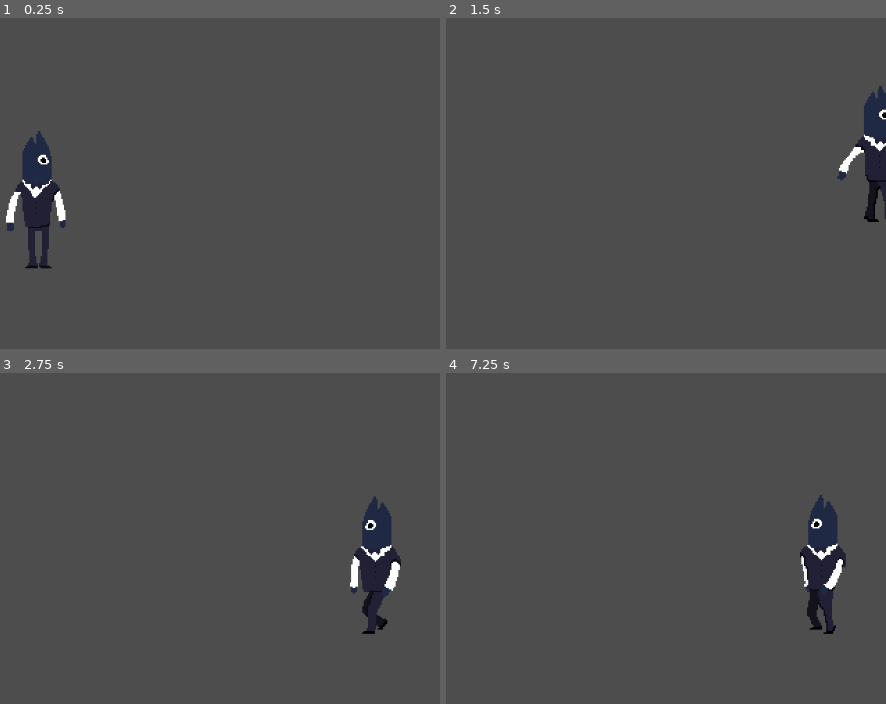
Above: before the commit, frames 1-4 (two rows, left to right).
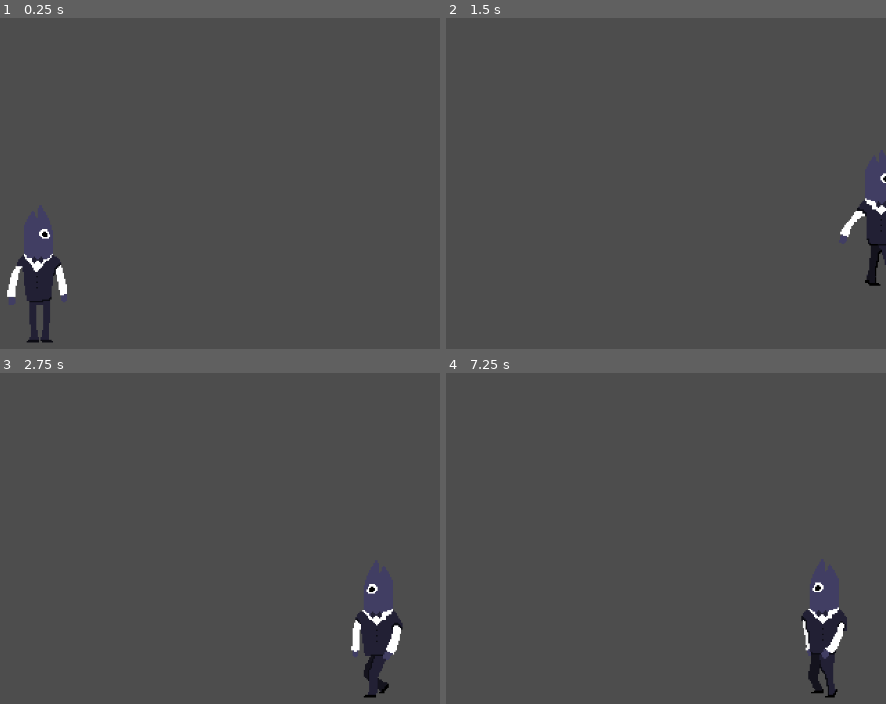
Above: after the commit, the same moments.

Repository: kamero0n/Tippy
Game: Godot game, scene res://scenes/tippy.tscn
Same seed, same stepped clock (60 frames per second), same inputs: the game is played once before the commit and once after it.
Inputs:
- Up to frame 1 (0.25 s): no input
- Up to frame 2 (1.5 s): hold D (move_right) from 0.53 s (still down); tap Space (jump) at 0.77 s
- Up to frame 3 (2.75 s): tap Space (jump) at 1.52 s; tap Enter at 2 s; release D (move_right) at 2.03 s; hold A (move_left) from 2.03 s (still down)
- Up to frame 4 (7.25 s): release A (move_left) at 2.78 s; hold D (move_right) 2.78-4.28 s; tap Space (jump) at 3.02, 3.5, 3.77, 4.52, 5, 6.02, 6.5, 6.77 s; tap Enter at 4.25, 5.75 s; hold A (move_left) 4.28-5.03 s; hold D (move_right) 5.03-5.78 s; hold A (move_left) from 5.78 s (still down)

The runs differ from the first frame. In frame 1, 4.2% of the frame differs, in the area x 1-16%, y 34-99%; in frame 2, 2.8%; in frame 3, 4.0%; in frame 4, 3.8%.

Commit message:
added tippy walk w/ carry anim, + adding pick up object

Diff:
--- /dev/null
+++ b/scenes/cups.tscn
@@ -0,0 +1,16 @@
+[gd_scene load_steps=3 format=3 uid="uid://h375jpaciv5h"]
+
+[ext_resource type="Texture2D" uid="uid://ci7vha1ymiw3o" path="res://assets/glassware/wineCup.png" id="1_p33x0"]
+
+[sub_resource type="CapsuleShape2D" id="CapsuleShape2D_e65oc"]
+radius = 4.0
+height = 24.0
+
+[node name="Area2D" type="Area2D"]
+
+[node name="Sprite2D" type="Sprite2D" parent="."]
+texture = ExtResource("1_p33x0")
+
+[node name="CollisionShape2D" type="CollisionShape2D" parent="."]
+position = Vector2(0, 2)
+shape = SubResource("CapsuleShape2D_e65oc")
--- a/scenes/player.tscn
+++ b/scenes/player.tscn
@@ -1,85 +1,138 @@
-[gd_scene load_steps=22 format=3 uid="uid://btabfijb1ieil"]
-
-[ext_resource type="Texture2D" uid="uid://cmy1a4332wtvs" path="res://assets/tippy/tippyIdleSheet.png" id="1_3vyb7"]
+[gd_scene load_steps=31 format=3 uid="uid://btabfijb1ieil"]
+
 [ext_resource type="Script" uid="uid://bnkbienf6x2kg" path="res://scripts/player.gd" id="1_g2els"]
-[ext_resource type="Texture2D" uid="uid://cwcnaqq0purij" path="res://assets/tippy/tippyWalk-Sheet.png" id="3_qhqgy"]
-
-[sub_resource type="AtlasTexture" id="AtlasTexture_g2els"]
-atlas = ExtResource("1_3vyb7")
+[ext_resource type="Texture2D" uid="uid://dwymcs664kope" path="res://assets/tippy/tippyWalkCarry-Sheet.png" id="2_dqkch"]
+[ext_resource type="Texture2D" uid="uid://crowkicb2vtjh" path="res://assets/tippy/tippyIdle-Sheet.png" id="2_qhqgy"]
+[ext_resource type="Texture2D" uid="uid://bl3ukxdjmria8" path="res://assets/tippy/tippyWalk3-Sheet.png" id="3_dqkch"]
+
+[sub_resource type="AtlasTexture" id="AtlasTexture_i4ail"]
+atlas = ExtResource("2_dqkch")
 region = Rect2(0, 0, 128, 128)
 
-[sub_resource type="AtlasTexture" id="AtlasTexture_qhqgy"]
-atlas = ExtResource("1_3vyb7")
+[sub_resource type="AtlasTexture" id="AtlasTexture_a38lo"]
+atlas = ExtResource("2_dqkch")
 region = Rect2(128, 0, 128, 128)
 
-[sub_resource type="AtlasTexture" id="AtlasTexture_dqkch"]
-atlas = ExtResource("1_3vyb7")
+[sub_resource type="AtlasTexture" id="AtlasTexture_4ni07"]
+atlas = ExtResource("2_dqkch")
 region = Rect2(256, 0, 128, 128)
 
+[sub_resource type="AtlasTexture" id="AtlasTexture_l71n6"]
+atlas = ExtResource("2_dqkch")
+region = Rect2(384, 0, 128, 128)
+
+[sub_resource type="AtlasTexture" id="AtlasTexture_ke2ow"]
+atlas = ExtResource("2_dqkch")
+region = Rect2(512, 0, 128, 128)
+
+[sub_resource type="AtlasTexture" id="AtlasTexture_ujl30"]
+atlas = ExtResource("2_dqkch")
+region = Rect2(640, 0, 128, 128)
+
+[sub_resource type="AtlasTexture" id="AtlasTexture_31cv2"]
+atlas = ExtResource("2_dqkch")
+region = Rect2(768, 0, 128, 128)
+
+[sub_resource type="AtlasTexture" id="AtlasTexture_pf23h"]
+atlas = ExtResource("2_dqkch")
+region = Rect2(896, 0, 128, 128)
+
 [sub_resource type="AtlasTexture" id="AtlasTexture_qlg0r"]
-atlas = ExtResource("1_3vyb7")
+atlas = ExtResource("2_qhqgy")
+region = Rect2(0, 0, 128, 128)
+
+[sub_resource type="AtlasTexture" id="AtlasTexture_tuyoq"]
+atlas = ExtResource("2_qhqgy")
+region = Rect2(128, 0, 128, 128)
+
+[sub_resource type="AtlasTexture" id="AtlasTexture_fjrip"]
+atlas = ExtResource("2_qhqgy")
+region = Rect2(256, 0, 128, 128)
+
+[sub_resource type="AtlasTexture" id="AtlasTexture_smehm"]
+atlas = ExtResource("2_qhqgy")
 region = Rect2(384, 0, 128, 128)
 
-[sub_resource type="AtlasTexture" id="AtlasTexture_tuyoq"]
-atlas = ExtResource("1_3vyb7")
+[sub_resource type="AtlasTexture" id="AtlasTexture_ur7pv"]
+atlas = ExtResource("2_qhqgy")
 region = Rect2(512, 0, 128, 128)
 
-[sub_resource type="AtlasTexture" id="AtlasTexture_fjrip"]
-atlas = ExtResource("1_3vyb7")
+[sub_resource type="AtlasTexture" id="AtlasTexture_y4r1p"]
+atlas = ExtResource("2_qhqgy")
 region = Rect2(640, 0, 128, 128)
 
-[sub_resource type="AtlasTexture" id="AtlasTexture_smehm"]
-atlas = ExtResource("1_3vyb7")
+[sub_resource type="AtlasTexture" id="AtlasTexture_d2wvv"]
+atlas = ExtResource("2_qhqgy")
 region = Rect2(768, 0, 128, 128)
 
-[sub_resource type="AtlasTexture" id="AtlasTexture_ur7pv"]
-atlas = ExtResource("1_3vyb7")
+[sub_resource type="AtlasTexture" id="AtlasTexture_3v2ag"]
+atlas = ExtResource("2_qhqgy")
 region = Rect2(896, 0, 128, 128)
 
-[sub_resource type="AtlasTexture" id="AtlasTexture_y4r1p"]
-atlas = ExtResource("3_qhqgy")
+[sub_resource type="AtlasTexture" id="AtlasTexture_jej6c"]
+atlas = ExtResource("3_dqkch")
 region = Rect2(0, 0, 128, 128)
 
-[sub_resource type="AtlasTexture" id="AtlasTexture_d2wvv"]
-atlas = ExtResource("3_qhqgy")
+[sub_resource type="AtlasTexture" id="AtlasTexture_f1ej7"]
+atlas = ExtResource("3_dqkch")
 region = Rect2(128, 0, 128, 128)
 
-[sub_resource type="AtlasTexture" id="AtlasTexture_3v2ag"]
-atlas = ExtResource("3_qhqgy")
+[sub_resource type="AtlasTexture" id="AtlasTexture_oprun"]
+atlas = ExtResource("3_dqkch")
 region = Rect2(256, 0, 128, 128)
 
-[sub_resource type="AtlasTexture" id="AtlasTexture_jej6c"]
-atlas = ExtResource("3_qhqgy")
+[sub_resource type="AtlasTexture" id="AtlasTexture_a8ls1"]
+atlas = ExtResource("3_dqkch")
 region = Rect2(384, 0, 128, 128)
 
-[sub_resource type="AtlasTexture" id="AtlasTexture_f1ej7"]
-atlas = ExtResource("3_qhqgy")
+[sub_resource type="AtlasTexture" id="AtlasTexture_qfm1y"]
+atlas = ExtResource("3_dqkch")
 region = Rect2(512, 0, 128, 128)
 
-[sub_resource type="AtlasTexture" id="AtlasTexture_oprun"]
-atlas = ExtResource("3_qhqgy")
+[sub_resource type="AtlasTexture" id="AtlasTexture_fulsm"]
+atlas = ExtResource("3_dqkch")
 region = Rect2(640, 0, 128, 128)
 
-[sub_resource type="AtlasTexture" id="AtlasTexture_a8ls1"]
-atlas = ExtResource("3_qhqgy")
+[sub_resource type="AtlasTexture" id="AtlasTexture_4r5pv"]
+atlas = ExtResource("3_dqkch")
 region = Rect2(768, 0, 128, 128)
 
-[sub_resource type="AtlasTexture" id="AtlasTexture_qfm1y"]
-atlas = ExtResource("3_qhqgy")
+[sub_resource type="AtlasTexture" id="AtlasTexture_60mlk"]
+atlas = ExtResource("3_dqkch")
 region = Rect2(896, 0, 128, 128)
 
 [sub_resource type="SpriteFrames" id="SpriteFrames_y4r1p"]
 animations = [{
 "frames": [{
 "duration": 1.0,
-"texture": SubResource("AtlasTexture_g2els")
-}, {
-"duration": 1.0,
-"texture": SubResource("AtlasTexture_qhqgy")
-}, {
-"duration": 1.0,
-"texture": SubResource("AtlasTexture_dqkch")
-}, {
+"texture": SubResource("AtlasTexture_i4ail")
+}, {
+"duration": 1.0,
+"texture": SubResource("AtlasTexture_a38lo")
+}, {
+"duration": 1.0,
+"texture": SubResource("AtlasTexture_4ni07")
+}, {
+"duration": 1.0,
+"texture": SubResource("AtlasTexture_l71n6")
+}, {
+"duration": 1.0,
+"texture": SubResource("AtlasTexture_ke2ow")
+}, {
+"duration": 1.0,
+"texture": SubResource("AtlasTexture_ujl30")
+}, {
+"duration": 1.0,
+"texture": SubResource("AtlasTexture_31cv2")
+}, {
+"duration": 1.0,
+"texture": SubResource("AtlasTexture_pf23h")
+}],
+"loop": true,
+"name": &"carry",
+"speed": 10.0
+}, {
+"frames": [{
 "duration": 1.0,
 "texture": SubResource("AtlasTexture_qlg0r")
 }, {
@@ -94,6 +147,15 @@
 }, {
 "duration": 1.0,
 "texture": SubResource("AtlasTexture_ur7pv")
+}, {
+"duration": 1.0,
+"texture": SubResource("AtlasTexture_y4r1p")
+}, {
+"duration": 1.0,
+"texture": SubResource("AtlasTexture_d2wvv")
+}, {
+"duration": 1.0,
+"texture": SubResource("AtlasTexture_3v2ag")
 }],
 "loop": true,
 "name": &"idle",
@@ -101,15 +163,6 @@
 }, {
 "frames": [{
 "duration": 1.0,
-"texture": SubResource("AtlasTexture_y4r1p")
-}, {
-"duration": 1.0,
-"texture": SubResource("AtlasTexture_d2wvv")
-}, {
-"duration": 1.0,
-"texture": SubResource("AtlasTexture_3v2ag")
-}, {
-"duration": 1.0,
 "texture": SubResource("AtlasTexture_jej6c")
 }, {
 "duration": 1.0,
@@ -123,6 +176,15 @@
 }, {
 "duration": 1.0,
 "texture": SubResource("AtlasTexture_qfm1y")
+}, {
+"duration": 1.0,
+"texture": SubResource("AtlasTexture_fulsm")
+}, {
+"duration": 1.0,
+"texture": SubResource("AtlasTexture_4r5pv")
+}, {
+"duration": 1.0,
+"texture": SubResource("AtlasTexture_60mlk")
 }],
 "loop": true,
 "name": &"walk",
@@ -139,9 +201,10 @@
 [node name="AnimatedSprite2D" type="AnimatedSprite2D" parent="."]
 position = Vector2(1, -47)
 sprite_frames = SubResource("SpriteFrames_y4r1p")
-animation = &"idle"
+animation = &"carry"
 autoplay = "idle"
-frame_progress = 0.804426
+frame = 2
+frame_progress = 0.882827
 
 [node name="CollisionShape2D" type="CollisionShape2D" parent="."]
 position = Vector2(-1, -30)
--- a/scenes/tippy.tscn
+++ b/scenes/tippy.tscn
@@ -7,15 +7,15 @@
 [node name="Tippy" type="Node2D"]
 texture_filter = 1
 
-[node name="CharacterBody2D" parent="." instance=ExtResource("1_u17a7")]
-position = Vector2(89, 128)
+[node name="Tippy" parent="." instance=ExtResource("1_u17a7")]
+position = Vector2(90, 206)
 
 [node name="Camera2D" type="Camera2D" parent="."]
 position = Vector2(90, 83)
 zoom = Vector2(2, 2)
 
-[node name="StaticBody2D" type="StaticBody2D" parent="."]
-position = Vector2(89, 162)
+[node name="Floor" type="StaticBody2D" parent="."]
+position = Vector2(89, 208)
 
-[node name="CollisionShape2D" type="CollisionShape2D" parent="StaticBody2D"]
+[node name="CollisionShape2D" type="CollisionShape2D" parent="Floor"]
 shape = SubResource("WorldBoundaryShape2D_u17a7")
Binary file added: assets/glassware/wineCup.png
Not shown, added: assets/glassware/wineCup.png.import
Binary file changed: assets/tippy/tippy.aseprite
Binary file added: assets/tippy/tippyIdle-Sheet.png
Not shown, added: assets/tippy/tippyIdle-Sheet.png.import
Binary file changed: assets/tippy/tippyWalk.aseprite
Binary file added: assets/tippy/tippyWalk.gif
Binary file added: assets/tippy/tippyWalk2-Sheet.png
Not shown, added: assets/tippy/tippyWalk2-Sheet.png.import
Binary file added: assets/tippy/tippyWalk3-Sheet.png
Not shown, added: assets/tippy/tippyWalk3-Sheet.png.import
Binary file added: assets/tippy/tippyWalkCarry-Sheet.aseprite
(and 2 more such lines)
